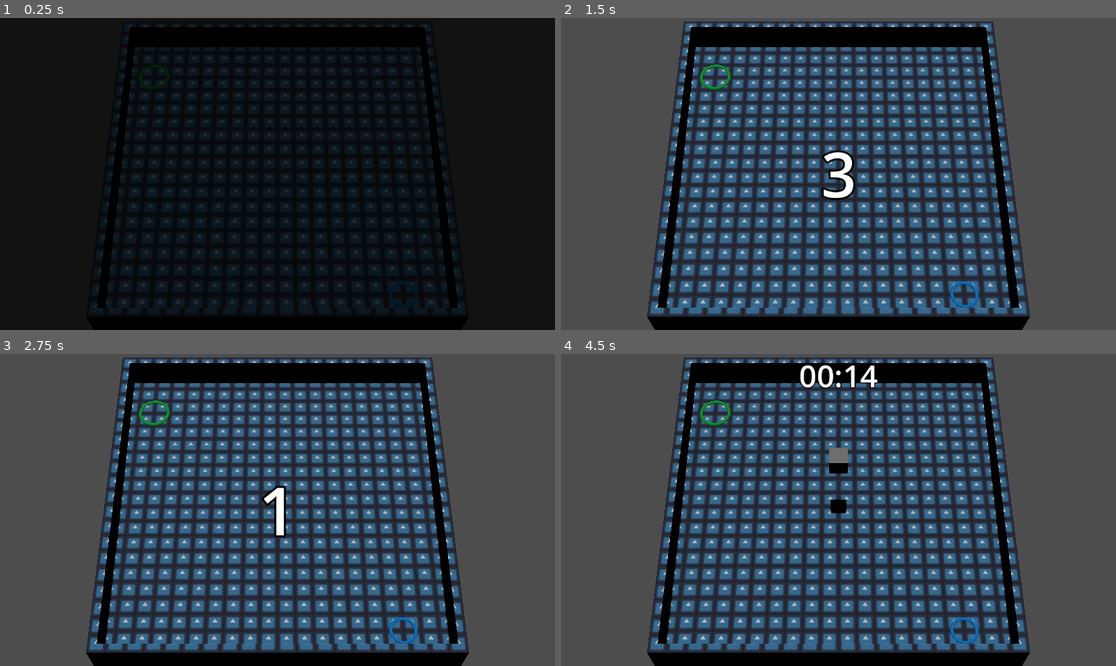
Above: before the commit, frames 1-4 (two rows, left to right).
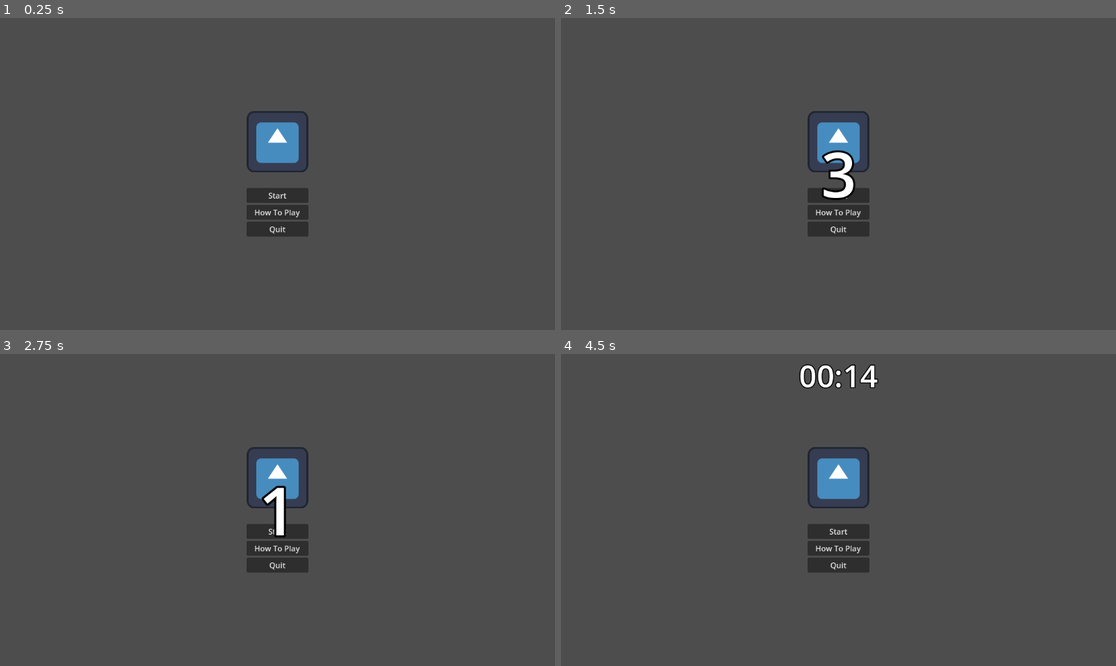
Above: after the commit, the same moments.

Repository: hellocld/bjsjam_xix
Game: Godot game, scene res://src/game/game.tscn
Same seed, same stepped clock (60 frames per second), same inputs: the game is played once before the commit and once after it. The engine's default icon, where the game draws it, is replaced by a stand-in: a white triangle on a blue panel in a dark square.
Inputs (mouse positions are in pixels of both pictures, inside the frame that each line leads up to):
- Up to frame 1 (0.25 s): no input
- Up to frame 2 (1.5 s): click (838, 211) at 0.5 s, where only the run after the commit has a clickable "How To Play"; click (838, 195) at 1.25 s, where only the run after the commit has a clickable "Start"
- Up to frame 3 (2.75 s): click (277, 531) at 2 s, where only the run after the commit has a clickable "Start"
- Up to frame 4 (4.5 s): tap Enter at 2.75 s; move the mouse to (960, 494) at 2.77 s; hold D 2.78-3.5 s; tap Backspace at 2.85 s; click (960, 494) at 2.92 s; drag from (727, 525) to (810, 572) at 3.52 s; move the mouse to (894, 441) at 4.27 s; hold D from 4.28 s (still down); tap F at 4.35 s

The runs differ from the first frame. In frame 1, 100% of the frame differs, in the area x 0-100%, y 0-100%; in frame 2, 60%; in frame 3, 60%; in frame 4, 60%.
Error after the commit: Invalid call. Nonexistent function 'state_process' in base 'Nil'. (res://src/game/StateMachine.gd:16)

Commit message:
Main menu, state machine work started

Diff:
--- /dev/null
+++ b/src/game/StateMachine.gd
@@ -0,0 +1,16 @@
+class_name StateMachine
+extends Node
+
+@onready var game:Game = $".."
+@onready var ui:UI = $"../UI"
+
+var _current_state: GameState
+
+
+func change_state(new_state:GameState) -> void:
+	_current_state = new_state
+	_current_state.state_start()
+
+
+func _process(delta) -> void:
+	_current_state.state_process(delta)
--- a/src/game/game.gd
+++ b/src/game/game.gd
@@ -8,11 +8,12 @@
 
 @onready var _ui:UI = $UI
 
+@onready var _state_machine:StateMachine = $StateMachine
+
 var _room: RoomBase
 
 
 func _ready() -> void:
-	_instance_random_room()
 	_ui.mask_hide()
 	EventBus.ui_mask_hidden.connect(on_room_ready, CONNECT_ONE_SHOT)
 	EventBus.map_baked.connect(_on_map_baked)
@@ -22,7 +23,7 @@
 	_ui.start_obst_countdown()
 
 
-func _instance_random_room() -> void:
+func instance_random_room() -> void:
 	_room = room_pool.pick_random().instantiate() as RoomBase
 	for child in _room_root.get_children():
 		child.queue_free()
--- a/src/game/game.tscn
+++ b/src/game/game.tscn
@@ -1,11 +1,13 @@
-[gd_scene load_steps=24 format=3 uid="uid://4ntbqy6rk18f"]
+[gd_scene load_steps=26 format=3 uid="uid://4ntbqy6rk18f"]
 
 [ext_resource type="Script" path="res://src/game/game.gd" id="1_0xk1w"]
 [ext_resource type="PackedScene" uid="uid://cx5k4egalt1he" path="res://src/rooms/custom/room_corner2corner.tscn" id="2_5u6ya"]
 [ext_resource type="Script" path="res://src/ui/MaskAnimationPlayer.gd" id="3_a7piw"]
 [ext_resource type="Script" path="res://src/ui/ui.gd" id="3_cflfw"]
+[ext_resource type="Script" path="res://src/game/StateMachine.gd" id="3_rg0xt"]
 [ext_resource type="Script" path="res://src/game/ObstaclePlacementTimer.gd" id="5_ekg4u"]
 [ext_resource type="Script" path="res://src/game/ObstaclePlacementTimerLabel.gd" id="5_oguwo"]
+[ext_resource type="Texture2D" uid="uid://batwdprjh3tmj" path="res://icon.svg" id="7_xx6ic"]
 
 [sub_resource type="LabelSettings" id="LabelSettings_6iq0u"]
 font_size = 128
@@ -181,6 +183,9 @@
 script = ExtResource("1_0xk1w")
 room_pool = Array[PackedScene]([ExtResource("2_5u6ya")])
 
+[node name="StateMachine" type="Node" parent="."]
+script = ExtResource("3_rg0xt")
+
 [node name="Camera3D" type="Camera3D" parent="."]
 transform = Transform3D(1, 0, 0, 0, 0.5, 0.866025, 0, -0.866025, 0.5, 0, 42, 24.5)
 fov = 22.0
@@ -202,7 +207,88 @@
 grow_vertical = 2
 script = ExtResource("3_cflfw")
 
+[node name="MainMenu" type="Control" parent="UI"]
+visible = false
+layout_mode = 1
+anchors_preset = 15
+anchor_right = 1.0
+anchor_bottom = 1.0
+grow_horizontal = 2
+grow_vertical = 2
+
+[node name="MarginContainer" type="MarginContainer" parent="UI/MainMenu"]
+layout_mode = 1
+anchors_preset = 15
+anchor_right = 1.0
+anchor_bottom = 1.0
+grow_horizontal = 2
+grow_vertical = 2
+
+[node name="CenterContainer" type="CenterContainer" parent="UI/MainMenu/MarginContainer"]
+layout_mode = 2
+
+[node name="VBoxContainer" type="VBoxContainer" parent="UI/MainMenu/MarginContainer/CenterContainer"]
+layout_mode = 2
+theme_override_constants/separation = 32
+
+[node name="AspectRatioContainer" type="AspectRatioContainer" parent="UI/MainMenu/MarginContainer/CenterContainer/VBoxContainer"]
+layout_mode = 2
+
+[node name="Logo" type="TextureRect" parent="UI/MainMenu/MarginContainer/CenterContainer/VBoxContainer/AspectRatioContainer"]
+layout_mode = 2
+texture = ExtResource("7_xx6ic")
+
+[node name="VBoxContainer" type="VBoxContainer" parent="UI/MainMenu/MarginContainer/CenterContainer/VBoxContainer"]
+layout_mode = 2
+
+[node name="Start" type="Button" parent="UI/MainMenu/MarginContainer/CenterContainer/VBoxContainer/VBoxContainer"]
+layout_mode = 2
+text = "Start"
+
+[node name="HowToPlay" type="Button" parent="UI/MainMenu/MarginContainer/CenterContainer/VBoxContainer/VBoxContainer"]
+layout_mode = 2
+text = "How To Play"
+
+[node name="Quit" type="Button" parent="UI/MainMenu/MarginContainer/CenterContainer/VBoxContainer/VBoxContainer"]
+layout_mode = 2
+text = "Quit"
+
+[node name="HowToPlay" type="Control" parent="UI"]
+layout_mode = 1
+anchors_preset = 15
+anchor_right = 1.0
+anchor_bottom = 1.0
+grow_horizontal = 2
+grow_vertical = 2
+
+[node name="MarginContainer" type="MarginContainer" parent="UI/HowToPlay"]
+layout_mode = 1
+anchors_preset = 15
+anchor_right = 1.0
+anchor_bottom = 1.0
+grow_horizontal = 2
+grow_vertical = 2
+theme_override_constants/margin_left = 64
+theme_override_constants/margin_right = 64
+
+[node name="VBoxContainer" type="VBoxContainer" parent="UI/HowToPlay/MarginContainer"]
+layout_mode = 2
+theme_override_constants/separation = 32
+alignment = 1
+
+[node name="Label" type="Label" parent="UI/HowToPlay/MarginContainer/VBoxContainer"]
+layout_mode = 2
+text = "Slow down the automaton! Using the left stick to move, right stick to rotate, bumpers to switch obstacles, and A/B/X to drop, drop as many obstacles as you can between the start and end points before the timer runs out. Then watch to see how long it takes the automaton to reach the goal. The longer the time, the better you did!"
+horizontal_alignment = 1
+autowrap_mode = 3
+
+[node name="Back" type="Button" parent="UI/HowToPlay/MarginContainer/VBoxContainer"]
+layout_mode = 2
+size_flags_horizontal = 4
+text = "Back"
+
 [node name="ScreenMask" type="ColorRect" parent="UI"]
+visible = false
 layout_mode = 1
 anchors_preset = 15
 anchor_right = 1.0
@@ -296,3 +382,8 @@
 script = ExtResource("5_ekg4u")
 
 [node name="AudioStreamPlayer" type="AudioStreamPlayer" parent="."]
+
+[connection signal="pressed" from="UI/MainMenu/MarginContainer/CenterContainer/VBoxContainer/VBoxContainer/Start" to="UI" method="_on_start_pressed"]
+[connection signal="pressed" from="UI/MainMenu/MarginContainer/CenterContainer/VBoxContainer/VBoxContainer/HowToPlay" to="UI" method="_on_how_to_play_pressed"]
+[connection signal="pressed" from="UI/MainMenu/MarginContainer/CenterContainer/VBoxContainer/VBoxContainer/Quit" to="UI" method="_on_quit_pressed"]
+[connection signal="pressed" from="UI/HowToPlay/MarginContainer/VBoxContainer/Back" to="UI" method="_on_howtoplay_back_pressed"]
--- a/src/rooms/room_base.gd
+++ b/src/rooms/room_base.gd
@@ -6,6 +6,7 @@
 @onready var nav_start:Node3D = $NavigatorStart
 @onready var nav_goal:Node3D = $NavigatorGoal
 @onready var obstacle_placer:ObstaclePlacer = $ObstaclePlacer
+
 
 func _ready() -> void:
 	EventBus.obstacle_placement_started.connect(enable_obstacle_placer)
--- /dev/null
+++ b/src/states/state_base.gd
@@ -0,0 +1,21 @@
+class_name GameState
+extends RefCounted
+
+
+var _state_machine:StateMachine
+
+
+func _init(state_machine:StateMachine) -> void:
+	pass
+
+
+func state_start() -> void:
+	pass
+
+
+func state_process(delta) -> void:
+	pass
+
+
+func state_end() -> void:
+	pass
--- /dev/null
+++ b/src/states/state_initroom.gd
@@ -0,0 +1,20 @@
+class_name StateInitRoom
+extends GameState
+
+
+func state_start() -> void:
+	EventBus.ui_mask_shown.connect(_on_mask_shown, CONNECT_ONE_SHOT)
+	EventBus.room_ready.connect(_on_room_ready, CONNECT_ONE_SHOT)
+
+
+func state_end() -> void:
+	pass
+
+
+func _on_mask_shown() -> void:
+	_state_machine.game._instance_random_room()
+
+
+func _on_room_ready() -> void:
+	_state_machine.ui.mask_hide()
+	_state_machine.change_state(StateObstaclePlacement.new(_state_machine))
--- /dev/null
+++ b/src/states/state_mainmenu.gd
@@ -0,0 +1,21 @@
+class_name StateMainMenu
+extends GameState
+
+
+func state_start() -> void:
+	# Configure UI
+	_state_machine.ui.game_start_pressed.connect(_on_game_start_clicked)
+	_state_machine.ui.show_main_menu()
+	_state_machine.ui.mask_hide()
+
+
+func state_process(delta) -> void:
+	pass
+
+
+func state_end() -> void:
+	_state_machine.ui.mask_show()
+
+
+func _on_game_start_clicked() -> void:
+	_state_machine.change_state(StateInitRoom.new(_state_machine))
--- /dev/null
+++ b/src/states/state_navigator.gd
@@ -0,0 +1 @@
+extends GameState
--- /dev/null
+++ b/src/states/state_navresults.gd
@@ -0,0 +1,11 @@
+extends Node
+
+
+# Called when the node enters the scene tree for the first time.
+func _ready():
+	pass # Replace with function body.
+
+
+# Called every frame. 'delta' is the elapsed time since the previous frame.
+func _process(delta):
+	pass
--- /dev/null
+++ b/src/states/state_obstacleplacement.gd
@@ -0,0 +1,2 @@
+class_name StateObstaclePlacement
+extends GameState
--- a/src/ui/ui.gd
+++ b/src/ui/ui.gd
@@ -1,5 +1,7 @@
 class_name UI
 extends Control
+
+signal game_start_pressed()
 
 var _state_machine: AnimationNodeStateMachinePlayback
 
@@ -7,6 +9,17 @@
 func _ready() -> void:
 	_state_machine = $MaskAnimationTree["parameters/playback"]
 	EventBus.obstacle_placement_timeout.connect(_on_obst_placement_timeout)
+	$MainMenu.visible = true
+	$HowToPlay.visible = false
+
+
+func show_main_menu() -> void:
+	$MainMenu.visible = true
+
+
+func hide_main_menu() -> void:
+	$MainMenu.visible = false
+
 
 
 func mask_hide() -> void:
@@ -33,3 +46,21 @@
 
 func _on_timesup_mask_shown() -> void:
 	$ObstTimesUp.visible = false
+
+
+func _on_start_pressed():
+	game_start_pressed.emit()
+
+
+func _on_how_to_play_pressed():
+	$MainMenu.visible = false
+	$HowToPlay.visible = true
+
+
+func _on_quit_pressed():
+	get_tree().quit()
+
+
+func _on_howtoplay_back_pressed():
+	$MainMenu.visible = true
+	$HowToPlay.visible = false
